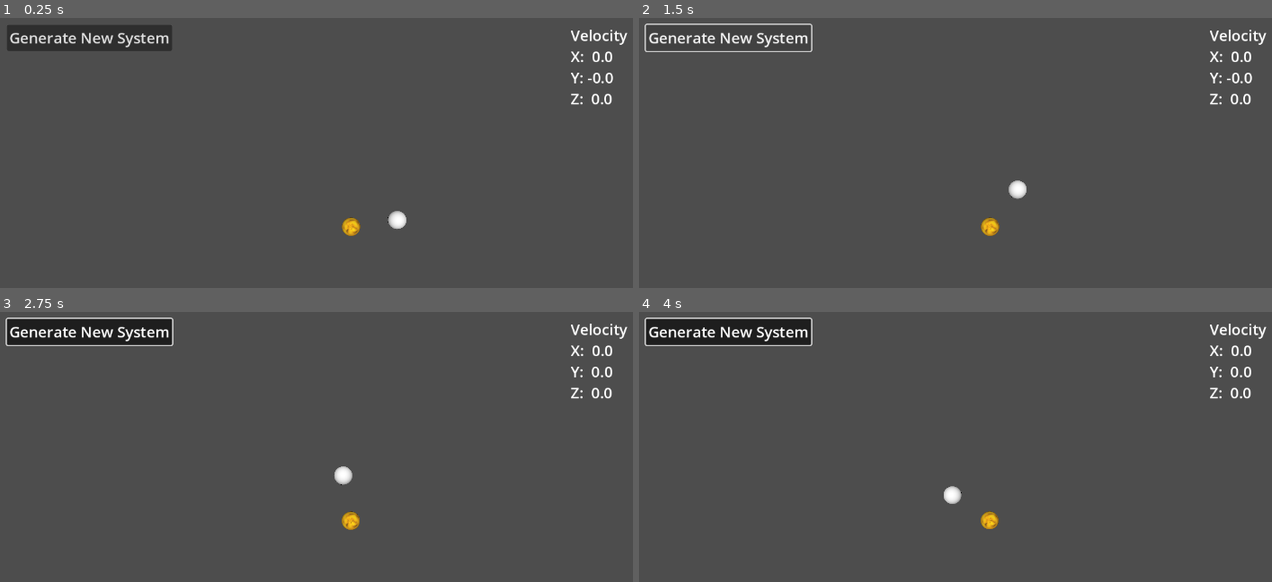
Above: before the commit, frames 1-4 (two rows, left to right).
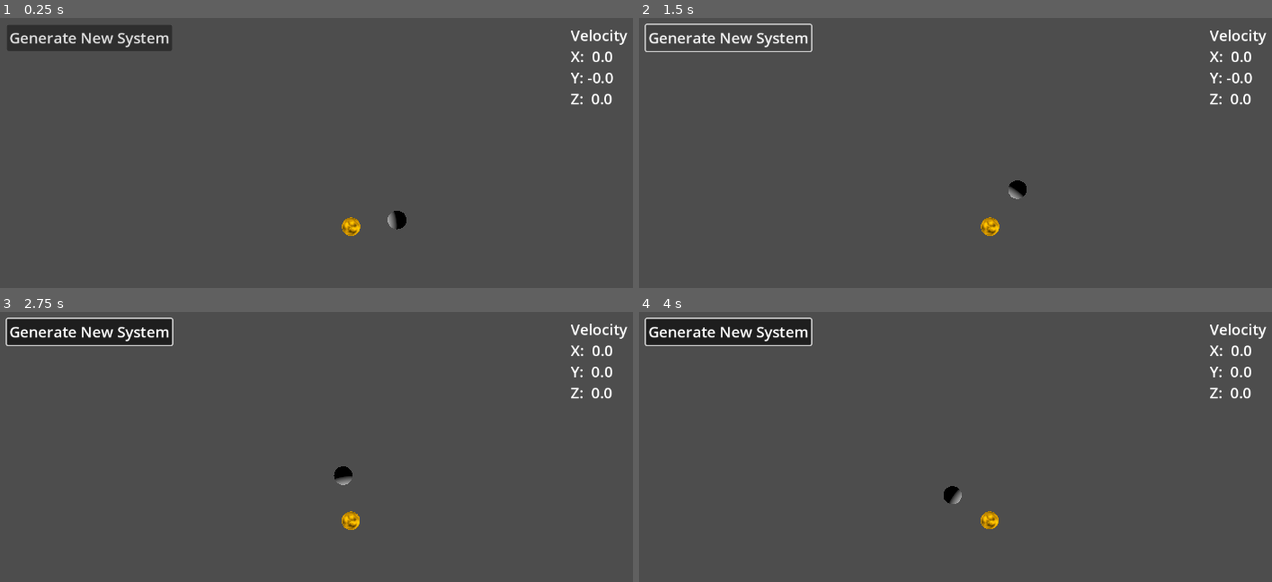
Above: after the commit, the same moments.

Repository: kruzaavn/solar_system_model
Game: Godot game, scene res://scenes/system/system.tscn
Same seed, same stepped clock (60 frames per second), same inputs: the game is played once before the commit and once after it.
Inputs (mouse positions are in pixels of both pictures, inside the frame that each line leads up to):
- Up to frame 1 (0.25 s): no input
- Up to frame 2 (1.5 s): click "Generate New System" at 0.5 s; click "Generate New System" at 1.25 s
- Up to frame 3 (2.75 s): move the mouse to (506, 484) at 2.02 s; hold Right (Right) from 2.03 s (still down); hold Space (Halt) from 2.03 s (still down)
- Up to frame 4 (4 s): move the mouse to (847, 525) at 2.77 s; release Right (Right) at 2.78 s; release Space (Halt) at 2.78 s; hold F (Back) 2.78-3.53 s; tap Space (Halt) at 2.85 s; move the mouse to (1063, 417) at 3.52 s; hold Right (Right) from 3.53 s (still down); hold Space (Halt) from 3.53 s (still down)

The runs differ from the first frame. In frame 1, 0.3% of the frame differs, in the area x 53-65%, y 71-81%; in frame 2, 0.3%; in frame 3, 0.3%; in frame 4, 0.3%.

Commit message:
light emmision

Diff:
--- a/autoloads/orbital.gd
+++ b/autoloads/orbital.gd
@@ -3,5 +3,9 @@
 
 @export var g: float  = 6.674e-11
 
+@onready var body := preload("res://scenes/body/body.tscn")
+@onready var system := get_node("res://scenes/system/system.tscn")
+
+
 func generate_new_system():
 	print("I've been fired")
--- /dev/null
+++ b/planet.gd
@@ -0,0 +1,14 @@
+extends Body
+
+class_name Planet
+
+@export var height_map: Texture2D
+@export var texture: Texture2D
+
+# Called when the node enters the scene tree for the first time.
+func _ready() -> void:
+
+	var material = $SurfaceMesh.mesh.get_material()
+
+	material.set_shader_parameter('height_map', height_map)
+	material.set_shader_parameter('mesh_texture', texture)
--- a/scenes/body/body.gd
+++ b/scenes/body/body.gd
@@ -3,21 +3,7 @@
 class_name Body
 
 @export var influencing_body: RigidBody3D
-@export var height_map: Texture2D
-@export var texture: Texture2D
 
-# Called when the node enters the scene tree for the first time.
-func _ready() -> void:
-
-
-	var material = $SurfaceMesh.mesh.get_material()
-
-	material.set_shader_parameter('height_map', height_map)
-	material.set_shader_parameter('mesh_texture', texture)
-
-# Called every frame. 'delta' is the elapsed time since the previous frame.
-func _process(delta: float) -> void:
-	pass
 
 func _physics_process(delta: float) -> void:
 
--- a/scenes/body/body.tscn
+++ b/scenes/body/body.tscn
@@ -9,6 +9,7 @@
 render_priority = 0
 shader = ExtResource("1_nvprb")
 shader_parameter/sample_scale = 0.1
+shader_parameter/emmit = null
 
 [sub_resource type="SphereMesh" id="SphereMesh_ovucj"]
 resource_local_to_scene = true
--- /dev/null
+++ b/scenes/body/planet.tscn
@@ -0,0 +1,41 @@
+[gd_scene load_steps=9 format=3 uid="uid://bnyfoif4cfpxd"]
+
+[ext_resource type="PackedScene" uid="uid://0muswldcin2y" path="res://scenes/body/body.tscn" id="1_5qqey"]
+[ext_resource type="Script" path="res://planet.gd" id="2_wr3mo"]
+[ext_resource type="Shader" path="res://scenes/body/planetary_body.gdshader" id="3_3gs02"]
+[ext_resource type="Shader" path="res://scenes/body/outline.gdshader" id="4_v3xa0"]
+
+[sub_resource type="ShaderMaterial" id="ShaderMaterial_qgxlx"]
+resource_local_to_scene = true
+render_priority = 0
+shader = ExtResource("3_3gs02")
+shader_parameter/sample_scale = 0.1
+shader_parameter/emmit = null
+
+[sub_resource type="SphereMesh" id="SphereMesh_ca07r"]
+resource_local_to_scene = true
+material = SubResource("ShaderMaterial_qgxlx")
+
+[sub_resource type="ShaderMaterial" id="ShaderMaterial_tldof"]
+resource_local_to_scene = true
+render_priority = 0
+shader = ExtResource("4_v3xa0")
+shader_parameter/show = false
+shader_parameter/color = Color(0, 0.827451, 0.956863, 0.490196)
+
+[sub_resource type="SphereMesh" id="SphereMesh_fvhvi"]
+resource_local_to_scene = true
+material = SubResource("ShaderMaterial_tldof")
+radius = 0.7
+height = 1.4
+
+[node name="Planet" instance=ExtResource("1_5qqey")]
+script = ExtResource("2_wr3mo")
+height_map = null
+texture = null
+
+[node name="SurfaceMesh" parent="." index="0"]
+mesh = SubResource("SphereMesh_ca07r")
+
+[node name="OutlineMesh" parent="." index="1"]
+mesh = SubResource("SphereMesh_fvhvi")
--- a/scenes/body/planetary_body.gdshader
+++ b/scenes/body/planetary_body.gdshader
@@ -3,6 +3,7 @@
 uniform sampler2D height_map;
 uniform sampler2D mesh_texture;
 uniform float sample_scale;
+uniform bool emmit;
 
 void fragment() {
 
@@ -10,7 +11,11 @@
 
 	ALBEDO = color_sample.rgb;
 
-	// Place fragment code here.
+	if (emmit) {
+
+	EMISSION = color_sample.rgb;
+
+	};
 }
 
 void vertex() {
--- /dev/null
+++ b/scenes/body/star.gd
@@ -0,0 +1,12 @@
+extends Body
+
+class_name Star
+
+@export var texture: Texture2D
+
+func _ready():
+
+	var material = $SurfaceMesh.mesh.get_material()
+
+	material.set_shader_parameter('emmit', true)
+	material.set_shader_parameter('mesh_texture', texture)
--- /dev/null
+++ b/scenes/body/star.tscn
@@ -0,0 +1,42 @@
+[gd_scene load_steps=9 format=3 uid="uid://b18jfkakn3jx0"]
+
+[ext_resource type="PackedScene" uid="uid://0muswldcin2y" path="res://scenes/body/body.tscn" id="1_kal63"]
+[ext_resource type="Script" path="res://scenes/body/star.gd" id="2_vwb5q"]
+[ext_resource type="Shader" path="res://scenes/body/planetary_body.gdshader" id="3_v5ovu"]
+[ext_resource type="Shader" path="res://scenes/body/outline.gdshader" id="4_w3y3x"]
+
+[sub_resource type="ShaderMaterial" id="ShaderMaterial_qb7i1"]
+resource_local_to_scene = true
+render_priority = 0
+shader = ExtResource("3_v5ovu")
+shader_parameter/sample_scale = 0.1
+shader_parameter/emmit = null
+
+[sub_resource type="SphereMesh" id="SphereMesh_m7cd8"]
+resource_local_to_scene = true
+material = SubResource("ShaderMaterial_qb7i1")
+
+[sub_resource type="ShaderMaterial" id="ShaderMaterial_87odv"]
+resource_local_to_scene = true
+render_priority = 0
+shader = ExtResource("4_w3y3x")
+shader_parameter/show = false
+shader_parameter/color = Color(0, 0.827451, 0.956863, 0.490196)
+
+[sub_resource type="SphereMesh" id="SphereMesh_7x2y7"]
+resource_local_to_scene = true
+material = SubResource("ShaderMaterial_87odv")
+radius = 0.7
+height = 1.4
+
+[node name="Star" instance=ExtResource("1_kal63")]
+script = ExtResource("2_vwb5q")
+texture = null
+
+[node name="SurfaceMesh" parent="." index="0"]
+mesh = SubResource("SphereMesh_m7cd8")
+
+[node name="OutlineMesh" parent="." index="1"]
+mesh = SubResource("SphereMesh_7x2y7")
+
+[node name="OmniLight3D" type="OmniLight3D" parent="." index="3"]
--- a/scenes/camera/camera_body.tscn
+++ b/scenes/camera/camera_body.tscn
@@ -16,6 +16,7 @@
 
 [node name="DirectionalLight3D" type="DirectionalLight3D" parent="Camera3D"]
 transform = Transform3D(1, 0, 0, 0, 1, 0, 0, 0, 1, 2.08165e-12, 2.08165e-12, 2.08165e-12)
+visible = false
 
 [node name="MeshInstance3D" type="MeshInstance3D" parent="."]
 mesh = SubResource("CapsuleMesh_y05jk")
--- a/scenes/system/system.tscn
+++ b/scenes/system/system.tscn
@@ -1,33 +1,37 @@
-[gd_scene load_steps=7 format=3 uid="uid://gmfmleiwin8c"]
+[gd_scene load_steps=8 format=3 uid="uid://gmfmleiwin8c"]
 
-[ext_resource type="PackedScene" uid="uid://0muswldcin2y" path="res://scenes/body/body.tscn" id="1_ktgkc"]
+[ext_resource type="PackedScene" uid="uid://b18jfkakn3jx0" path="res://scenes/body/star.tscn" id="1_3hnrb"]
 [ext_resource type="PackedScene" uid="uid://b2qyogf1ricc7" path="res://scenes/camera/camera_body.tscn" id="2_1c2io"]
+[ext_resource type="PackedScene" uid="uid://bnyfoif4cfpxd" path="res://scenes/body/planet.tscn" id="2_7sjec"]
 [ext_resource type="PackedScene" uid="uid://draoeu0q3cm8q" path="res://scenes/ui/user_interface.tscn" id="3_edxjg"]
 
-[sub_resource type="Gradient" id="Gradient_enfy4"]
-offsets = PackedFloat32Array(0, 0.434783, 1)
-colors = PackedColorArray(0, 0, 0, 1, 1, 0.67451, 0, 1, 1, 1, 0, 1)
+[sub_resource type="Gradient" id="Gradient_oygqj"]
+offsets = PackedFloat32Array(0, 0.594862, 1)
+colors = PackedColorArray(0, 0, 0, 1, 1, 0.713726, 0, 1, 1, 1, 0, 1)
 
-[sub_resource type="FastNoiseLite" id="FastNoiseLite_jogyy"]
+[sub_resource type="FastNoiseLite" id="FastNoiseLite_x8w8m"]
+noise_type = 3
 
-[sub_resource type="NoiseTexture2D" id="NoiseTexture2D_k54jv"]
+[sub_resource type="NoiseTexture2D" id="NoiseTexture2D_ltmbx"]
 seamless = true
-color_ramp = SubResource("Gradient_enfy4")
-noise = SubResource("FastNoiseLite_jogyy")
+color_ramp = SubResource("Gradient_oygqj")
+noise = SubResource("FastNoiseLite_x8w8m")
 
 [node name="system" type="Node3D"]
 
-[node name="star" parent="." instance=ExtResource("1_ktgkc")]
+[node name="bodies" type="Node3D" parent="."]
+
+[node name="star" parent="bodies" instance=ExtResource("1_3hnrb")]
 mass = 1.6e+11
-texture = SubResource("NoiseTexture2D_k54jv")
+texture = SubResource("NoiseTexture2D_ltmbx")
 
-[node name="planet" parent="." node_paths=PackedStringArray("influencing_body") instance=ExtResource("1_ktgkc")]
-transform = Transform3D(1, 0, 0, 0, 1, 0, 0, 0, 1, 3, 0, 0)
-linear_velocity = Vector3(0, 0, -1.88)
+[node name="Planet" parent="bodies" node_paths=PackedStringArray("influencing_body") instance=ExtResource("2_7sjec")]
+transform = Transform3D(1, 0, 0, 0, 1, 0, 0, 0, 1, 3, 2.08165e-12, 2.08165e-12)
+linear_velocity = Vector3(2.08165e-12, 2.08165e-12, -1.88)
 influencing_body = NodePath("../star")
 
-[node name="CameraBody" parent="." instance=ExtResource("2_1c2io")]
+[node name="UserInterface" parent="." node_paths=PackedStringArray("body") instance=ExtResource("3_edxjg")]
+body = NodePath("../Camera")
+
+[node name="Camera" parent="." instance=ExtResource("2_1c2io")]
 transform = Transform3D(1, -6.97574e-16, -1.5246e-23, -1.5246e-23, -4.37114e-08, 1, -6.97574e-16, -1, -4.37114e-08, 2.08165e-12, 17, 2.08165e-12)
-
-[node name="UserInterface" parent="." node_paths=PackedStringArray("body") instance=ExtResource("3_edxjg")]
-body = NodePath("../CameraBody")
--- a/scenes/ui/GenerateSystem.gd
+++ b/scenes/ui/GenerateSystem.gd
@@ -1,14 +1,4 @@
 extends Button
-
-
-# Called when the node enters the scene tree for the first time.
-func _ready():
-	pass # Replace with function body.
-
-
-# Called every frame. 'delta' is the elapsed time since the previous frame.
-func _process(delta):
-	pass
 
 
 func _on_pressed():
